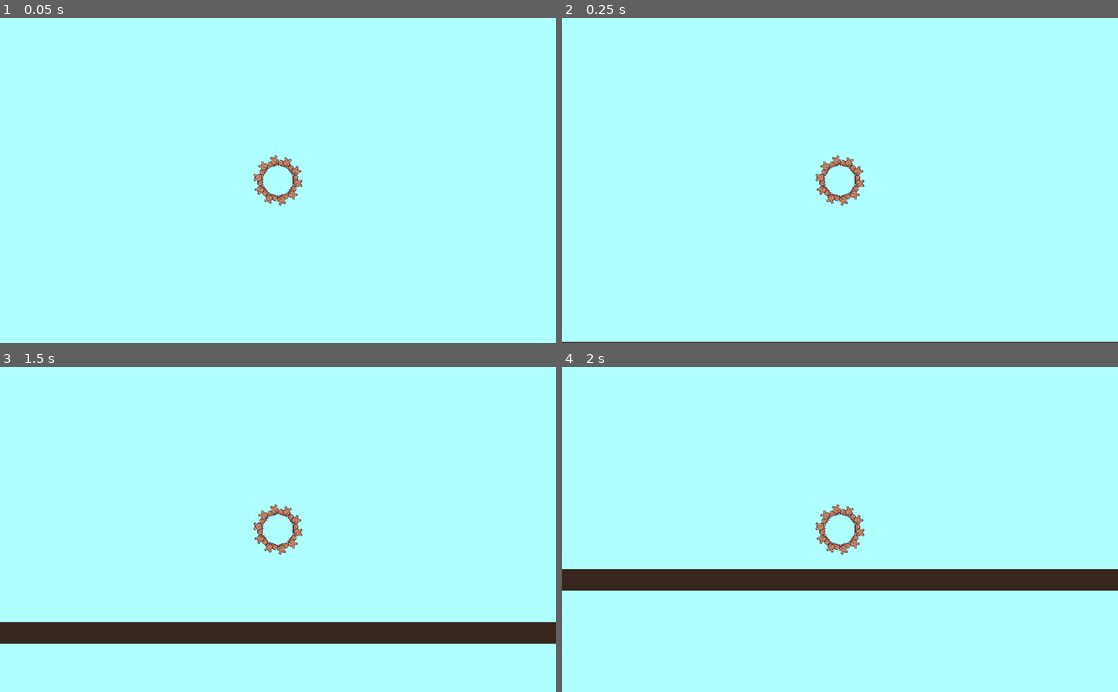
Above: before the commit, frames 1-4 (two rows, left to right).
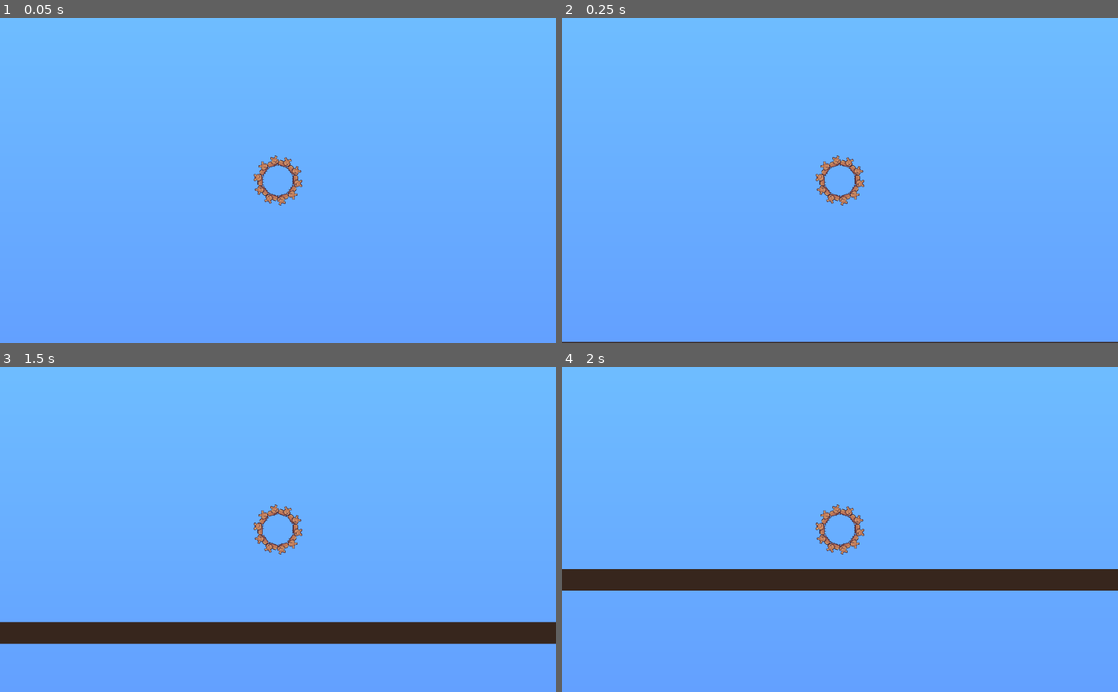
Above: after the commit, the same moments.

Repository: MichaelBelousov/optt-multiplayer-jam
Game: Godot game, scene res://src/test.tscn
Two runs of this game, one before a commit and one after it. Both use one fixed random seed, a clock stepped at 60 frames per second and the inputs below. This scene is started directly instead of the project's main scene.
Inputs:
- Up to frame 1 (0.05 s): no input
- Up to frame 2 (0.25 s): no input
- Up to frame 3 (1.5 s): tap Enter at 0.5 s; hold D (move_right) 0.53-1.28 s; tap Left (p2_move_left) at 0.6 s; tap Space at 0.77 s; hold A (move_left) from 1.28 s (still down); tap Right (p2_move_right) at 1.35 s
- Up to frame 4 (2 s): keep holding A (move_left); tap Space at 1.52 s

The runs differ from the first frame. In frame 1, 100% of the frame differs, in the area x 0-100%, y 0-100%; in frame 2, 99%; in frame 3, 93%; in frame 4, 93%.

Commit message:
add sky, fix victory notice

Diff:
--- a/project.godot
+++ b/project.godot
@@ -97,5 +97,5 @@
 [rendering]
 
 quality/driver/driver_name="GLES2"
-environment/default_clear_color=Color( 0.686275, 1, 0.992157, 1 )
+environment/default_clear_color=Color( 0.615686, 0.909804, 0.901961, 1 )
 environment/default_environment="res://default_env.tres"
--- a/src/flag.tscn
+++ b/src/flag.tscn
@@ -37,7 +37,6 @@
 [node name="AnimatedSprite" type="AnimatedSprite" parent="."]
 position = Vector2( 6, -15 )
 frames = SubResource( 5 )
-frame = 1
 playing = true
 
 [node name="Area" type="Area2D" parent="."]
--- a/src/test.tscn
+++ b/src/test.tscn
@@ -1,10 +1,13 @@
-[gd_scene load_steps=4 format=2]
+[gd_scene load_steps=5 format=2]
 
 [ext_resource path="res://src/hamster_wheel.tscn" type="PackedScene" id=1]
 [ext_resource path="res://audio-files/level-1.ogg" type="AudioStream" id=2]
 [ext_resource path="res://src/flag.tscn" type="PackedScene" id=3]
+[ext_resource path="res://ui/Sky.tscn" type="PackedScene" id=4]
 
 [node name="Level1" type="Node2D"]
+
+[node name="Sky" parent="." instance=ExtResource( 4 )]
 
 [node name="Ground1" type="StaticBody2D" parent="."]
 
@@ -36,3 +39,10 @@
 stream = ExtResource( 2 )
 autoplay = true
 bus = "bgmusic"
+
+[node name="RestartNotifier" type="VisibilityNotifier2D" parent="."]
+position = Vector2( 568, 312 )
+scale = Vector2( 105.6, 49.6 )
+__meta__ = {
+"_edit_lock_": true
+}
--- /dev/null
+++ b/ui/Sky.tscn
@@ -0,0 +1,22 @@
+[gd_scene load_steps=3 format=2]
+
+[sub_resource type="Gradient" id=1]
+offsets = PoolRealArray( 0, 0.745174 )
+colors = PoolColorArray( 0.458824, 0.807843, 1, 1, 0.388235, 0.623529, 1, 1 )
+
+[sub_resource type="GradientTexture" id=2]
+gradient = SubResource( 1 )
+
+[node name="Sky" type="CanvasLayer"]
+layer = -1
+
+[node name="TextureRect" type="TextureRect" parent="."]
+anchor_right = 1.0
+anchor_bottom = 1.0
+margin_left = 1613.0
+margin_top = -350.0
+margin_right = 1906.0
+margin_bottom = 1188.0
+rect_rotation = 90.0
+texture = SubResource( 2 )
+expand = true
--- a/ui/VictoryOverlay.tscn
+++ b/ui/VictoryOverlay.tscn
@@ -6,16 +6,19 @@
 anchor_right = 1.0
 anchor_bottom = 1.0
 
-[node name="Label" type="Label" parent="."]
+[node name="CanvasLayer" type="CanvasLayer" parent="."]
+
+[node name="Label" type="Label" parent="CanvasLayer"]
 anchor_left = 0.5
 anchor_top = 0.5
 anchor_right = 0.5
 anchor_bottom = 0.5
-margin_left = -20.0
-margin_top = -7.0
-margin_right = 28.0
-margin_bottom = 7.0
+margin_left = -512.0
+margin_top = -300.0
+margin_right = 512.0
+margin_bottom = 172.0
 theme = ExtResource( 1 )
+custom_colors/font_color_shadow = Color( 0, 0, 0, 1 )
 text = "Victory! Host press space to go to the next level"
 align = 1
 valign = 1
